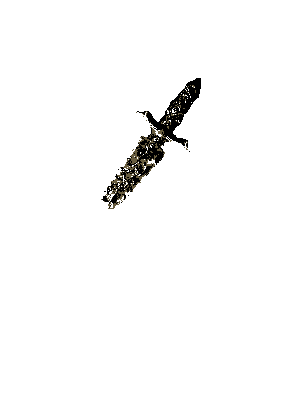
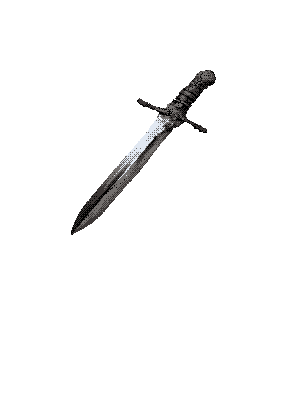
Two versions of the same layered image (300x400). Layer-by-layer changes:
painted on "레이어 1" over [71, 70, 216, 235]
